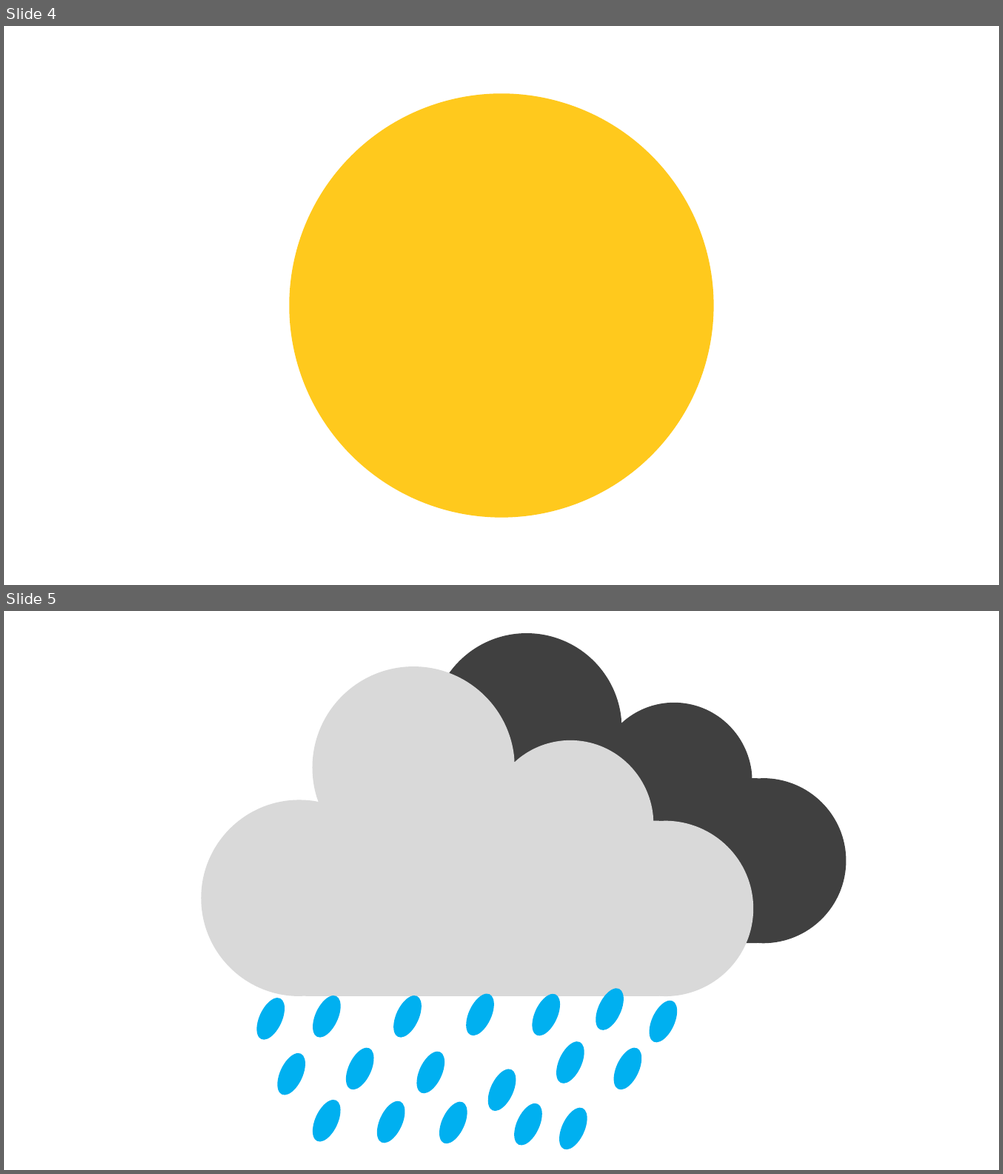
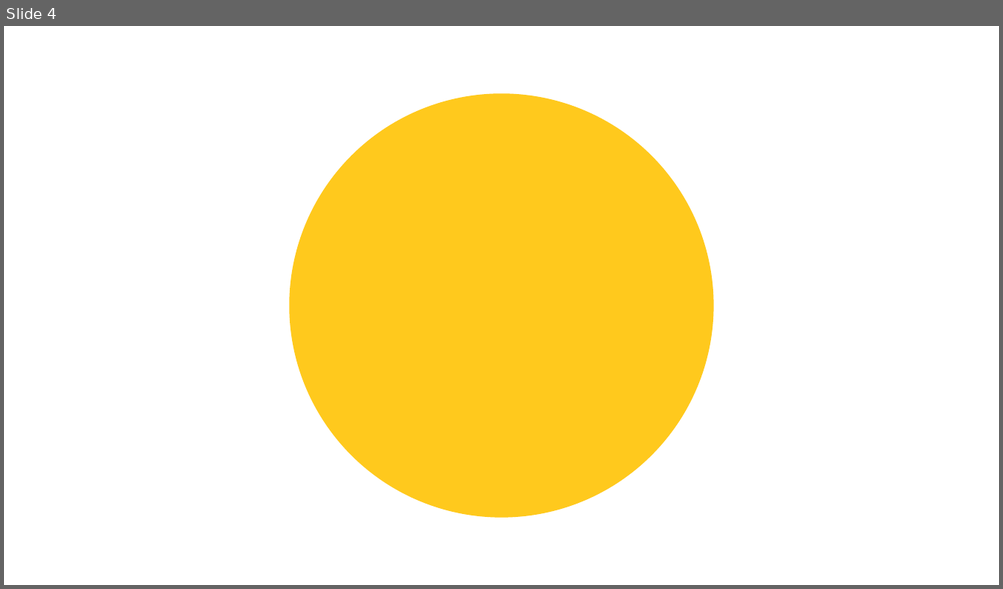
Before and after one commit to Kangnos/WEATHERFLEX, a slide deck: public/Brand-New weather icons/Frame.pptx. Shown one above the other, each under a label of ours: slides 4 and 5 before the commit, slide 4 after it. The pictures are 1003x1174 and 1003x589 pixels, drawn with LibreOffice and Linux fonts; fonts in the diff are those of the drawing. Boxes give left, top, right and bottom in pixels: in the first picture for what was removed or moved away, otherwise in the second. Text is boxed around its words. In the diff, an @@ line names an element or a change of style, - is before the commit and + after.

```diff
--- a/public/Brand-New weather icons/Frame.pptx
+++ b/public/Brand-New weather icons/Frame.pptx
@@ slide 5 removed at (x1=4, y1=611, x2=999, y2=1170), background #FFFFFF @@
@@ freeform shape removed at (x1=327, y1=633, x2=846, y2=944) @@
@@ freeform shape removed at (x1=201, y1=667, x2=753, y2=996) @@
@@ group removed at (x1=251, y1=985, x2=683, y2=1154): 18 ellipses @@
```
Also in this commit, not shown: 2 slides added, 3 other files.
